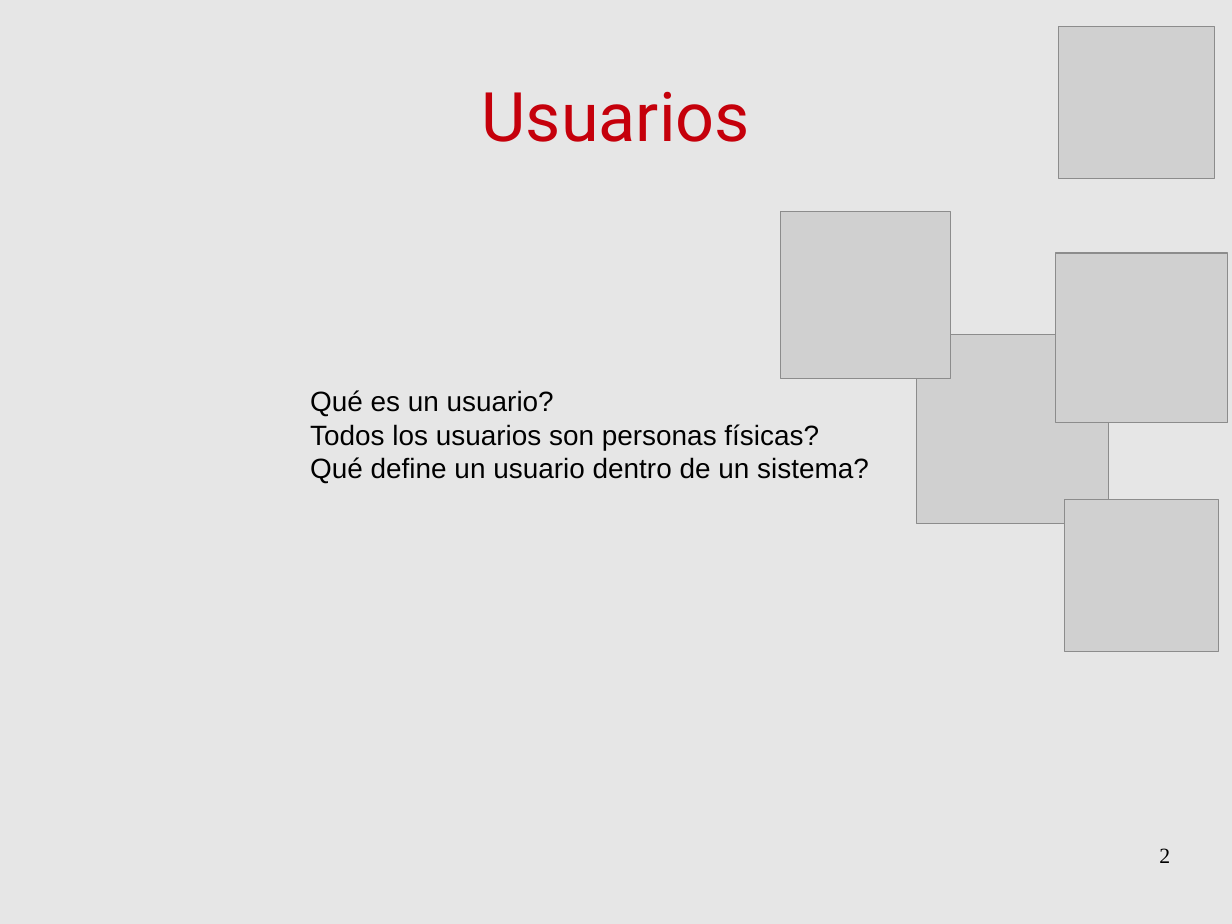
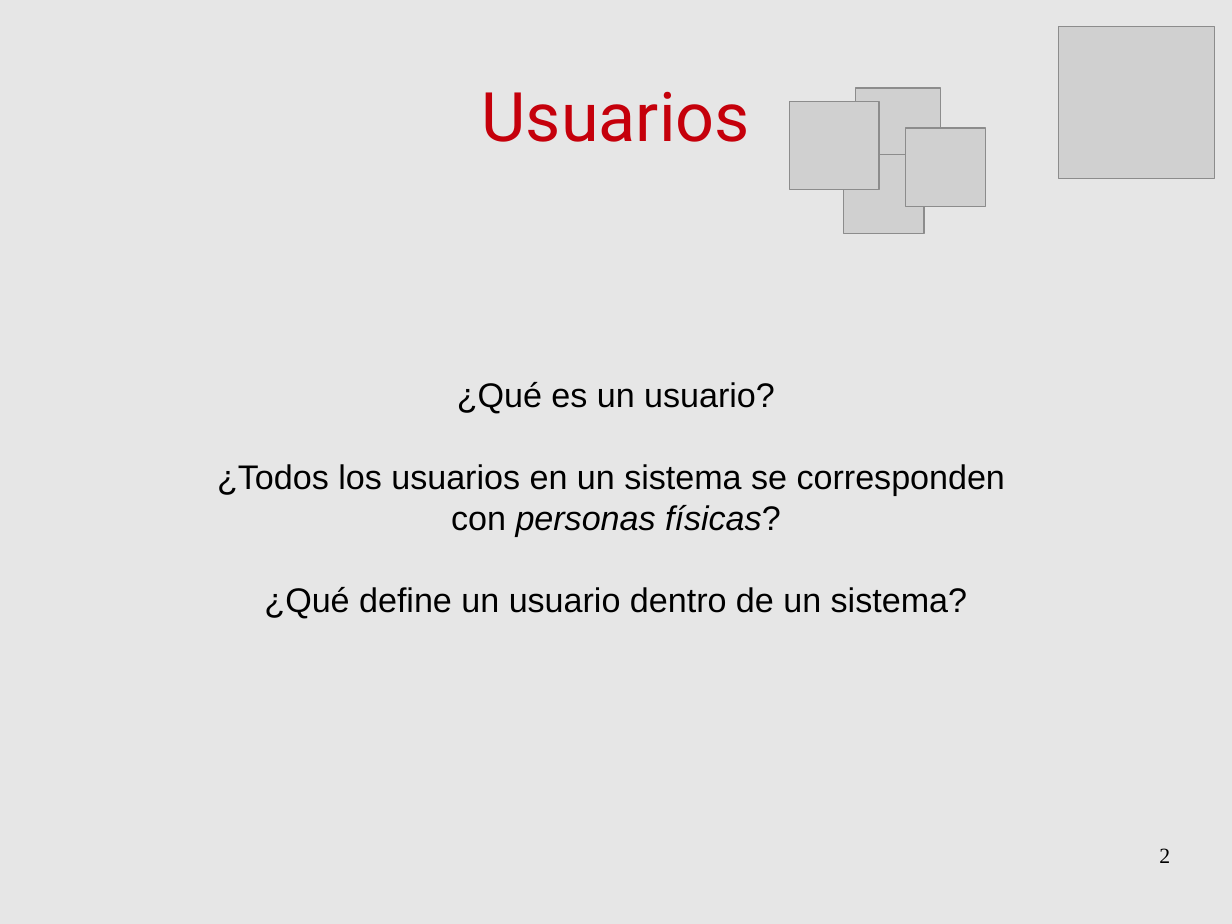
Before and after one commit to niniadcobre/iadmin, a slide deck: slide 2 of clases/IntroAdmin_clase7.odp. Drawn at 1232x924 pixels with LibreOffice and Linux fonts; fonts in the diff are those of the drawing; grey boxes stand for pictures. Boxes give left, top, right and bottom in pixels: in the first picture for what was removed or moved away, otherwise in the second. Text is boxed around its words. In the diff, an @@ line names an element or a change of style, - is before the commit and + after.

Commit message:
clase 7 usuarios final

```diff
--- a/clases/IntroAdmin_clase7.odp
+++ b/clases/IntroAdmin_clase7.odp
@@ picture: place and size @@
-picture at bbox=[1056, 253, 1229, 423]
+picture at bbox=[856, 88, 941, 172]
@@ picture: place and size @@
-picture at bbox=[917, 334, 1109, 523]
+picture at bbox=[790, 102, 880, 190]
@@ picture: place and size @@
-picture at bbox=[781, 211, 951, 379]
+picture at bbox=[906, 129, 986, 208]
@@ picture: place and size @@
-picture at bbox=[1065, 500, 1220, 652]
+picture at bbox=[844, 154, 925, 234]
@@ text at bbox=[217, 382, 1005, 619]: text changed; size 18 to 22 pt @@
-Qué es un usuario?
-Todos los usuarios son personas físicas?
-Qué define un usuario dentro de un sistema?
+¿Qué es un usuario?
+¿Todos los usuarios en un sistema se corresponden
+con personas físicas?
+¿Qué define un usuario dentro de un sistema?
```
Also in this commit, not shown: 6 other slides changed, 3 slides added, 1 slide removed.
